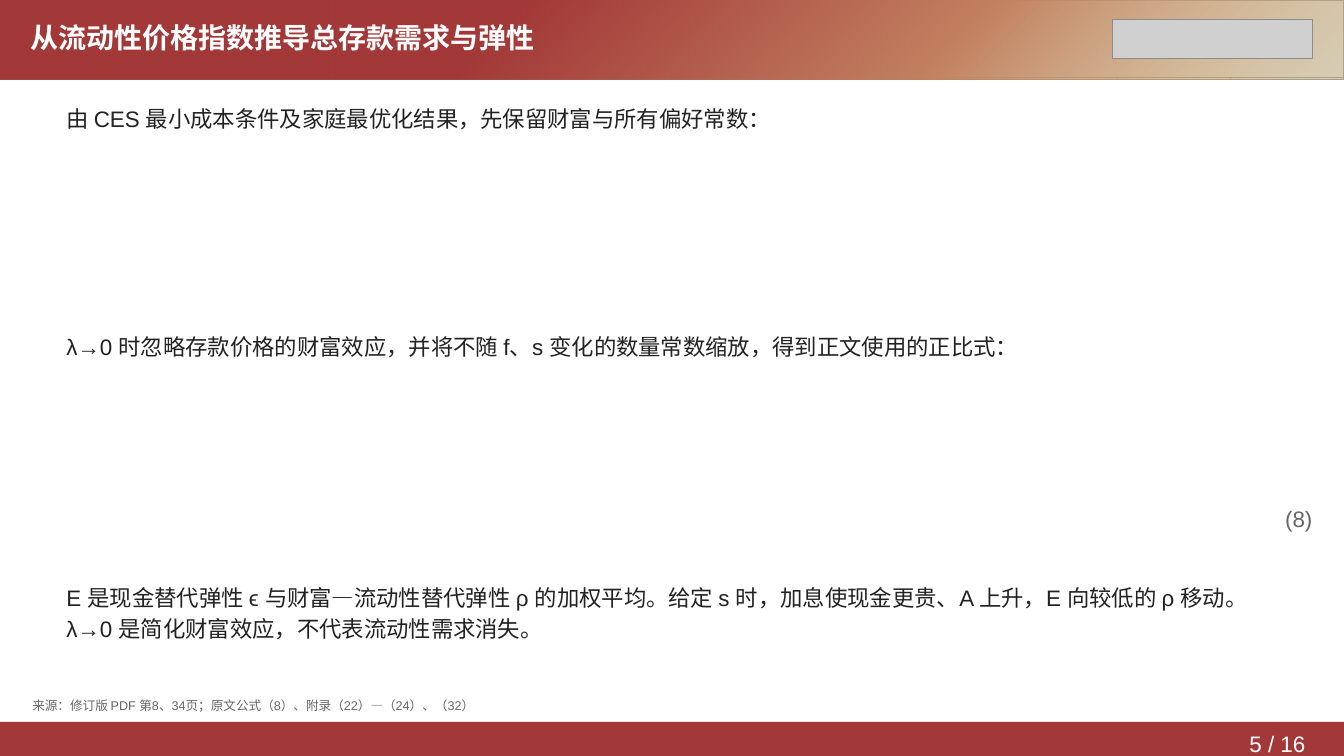
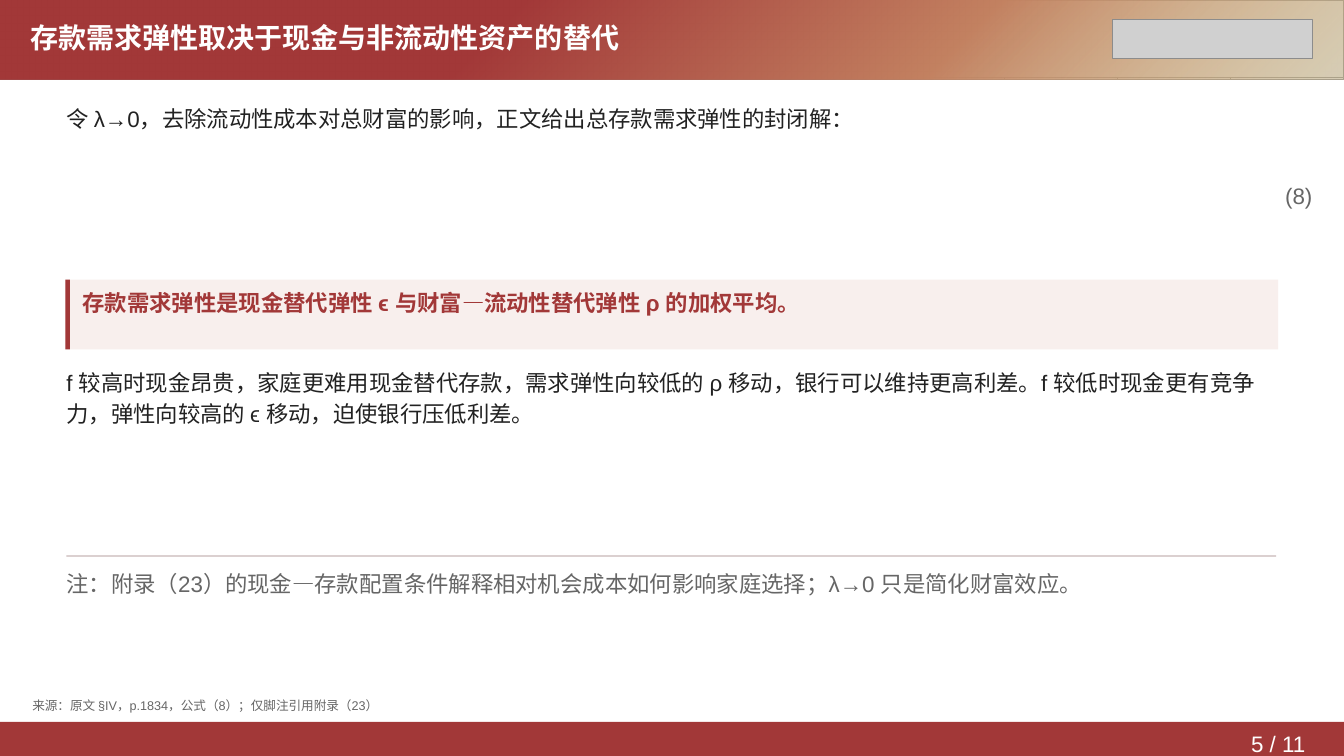
Before and after one commit to Yutingee/trial, a slide deck: slide 5 of deliverables/DepositsChannel-Model.pptx. Drawn at 1344x756 pixels with LibreOffice and Linux fonts; fonts in the diff are those of the drawing; grey boxes stand for pictures. Boxes give left, top, right and bottom in pixels: in the first picture for what was removed or moved away, otherwise in the second. Text is boxed around its words. In the diff, an @@ line names an element or a change of style, - is before the commit and + after.

```diff
--- a/deliverables/DepositsChannel-Model.pptx
+++ b/deliverables/DepositsChannel-Model.pptx
@@ text at (30, 24, 619, 51): text changed @@
-从流动性价格指数推导总存款需求与弹性
+存款需求弹性取决于现金与非流动性资产的替代
@@ text at (66, 108, 854, 129): text changed @@
-由 CES 最小成本条件及家庭最优化结果，先保留财富与所有偏好常数：
+令 λ→0，去除流动性成本对总财富的影响，正文给出总存款需求弹性的封闭解：
@@ text "(8)": place and size @@
-text "(8)" at (1285, 511, 1312, 532)
+text "(8)" at (1285, 188, 1312, 209)
@@ rectangle added at (66, 279, 1278, 349), fill #F8EFED @@
@@ rectangle added at (66, 279, 70, 349), fill #A23838 @@
@@ text added at (83, 292, 800, 316), 16 pt, text #A23838, bold @@
+存款需求弹性是现金替代弹性 ϵ 与财富—流动性替代弹性 ρ 的加权平均。
@@ text removed at (66, 336, 1018, 357) @@
-λ→0 时忽略存款价格的财富效应，并将不随 f、s 变化的数量常数缩放，得到正文使用的正比式：
@@ text added at (66, 372, 1255, 424), 16 pt, text #222222 @@
+f 较高时现金昂贵，家庭更难用现金替代存款，需求弹性向较低的 ρ 移动，银行可以维持更高利差。f 较低时现金更有竞争力，弹性向较高的 ϵ 移动，迫使银行压低利差。
@@ rectangle added at (67, 556, 1276, 557), fill #C8B8B8 @@
@@ text removed at (66, 587, 1248, 639) @@
-E 是现金替代弹性 ϵ 与财富—流动性替代弹性 ρ 的加权平均。给定 s 时，加息使现金更贵、A 上升，E 向较低的 ρ 移动。λ→0 是简化财富效应，不代表流动性需求消失。
@@ text added at (66, 573, 1082, 595), 16 pt, text #666666 @@
+注：附录（23）的现金—存款配置条件解释相对机会成本如何影响家庭选择；λ→0 只是简化财富效应。
@@ text at (32, 699, 378, 713): text changed @@
-来源：修订版 PDF 第8、34页；原文公式（8）、附录（22）—（24）、（32）
+来源：原文 §IV，p.1834，公式（8）；仅脚注引用附录（23）
@@ text at (1251, 736, 1305, 752): text changed @@
-5 / 16
+5 / 11
```
Also in this commit, not shown: 9 other slides changed, 1 slide added, 6 slides removed, 2 other files.
